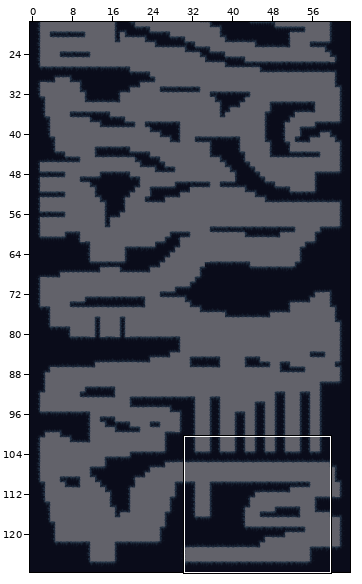
Tiled map (JSON), stored at lib/resources/mapData/map.tmj. The first picture is a wide view before the edit; the outline marks the close-up.
Close-up. Before the commit:
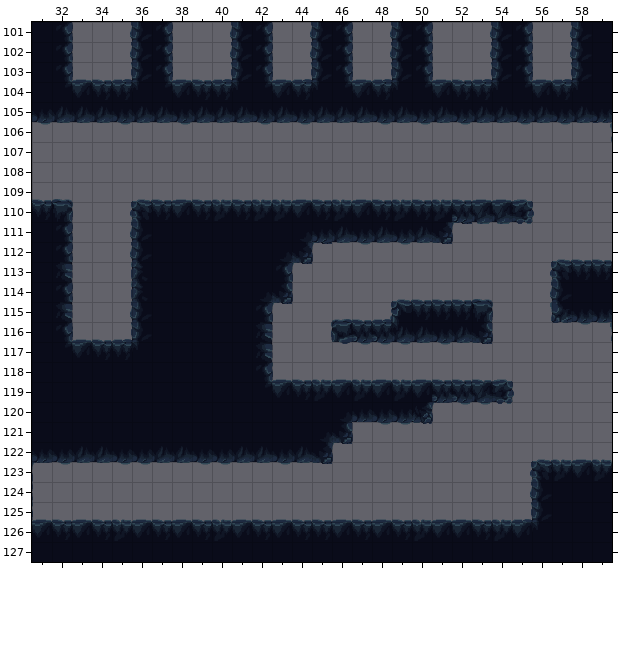
Cells are 32x32 px. Shown: x 31..59, y 101..127. The commit also changed other parts of the map, which this record leaves out.
The result:
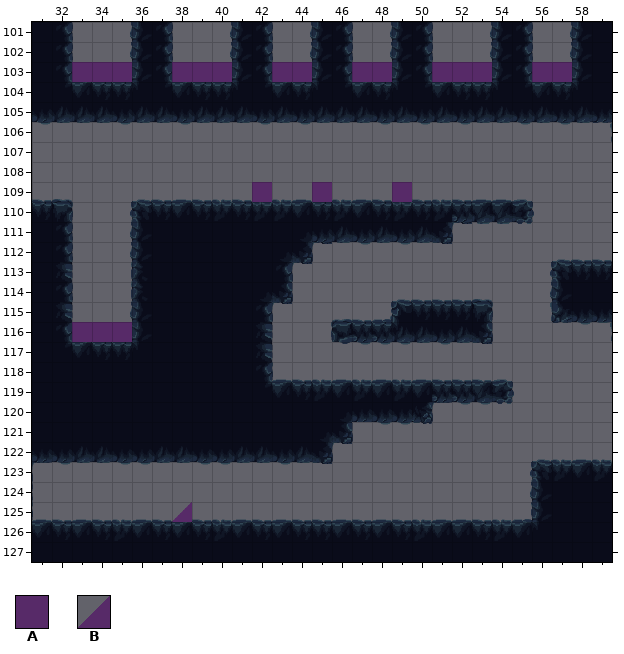
Key: from "shapes": A 0, B 1.
_ is an empty cell.
Tiles of an added or newly shown layer are drawn over the layers below it.
Diff:
Layer "spikes" (added):
y 103: x 33..35 ___ -> AAA; x 38..40 ___ -> AAA; x 43..44 __ -> AA; x 47..48 __ -> AA; x 51..53 ___ -> AAA; x 56..57 __ -> AA
y 109: x 42 _ -> A; x 45 _ -> A; x 49 _ -> A
y 116: x 33..35 ___ -> AAA
y 125: x 38 _ -> B
